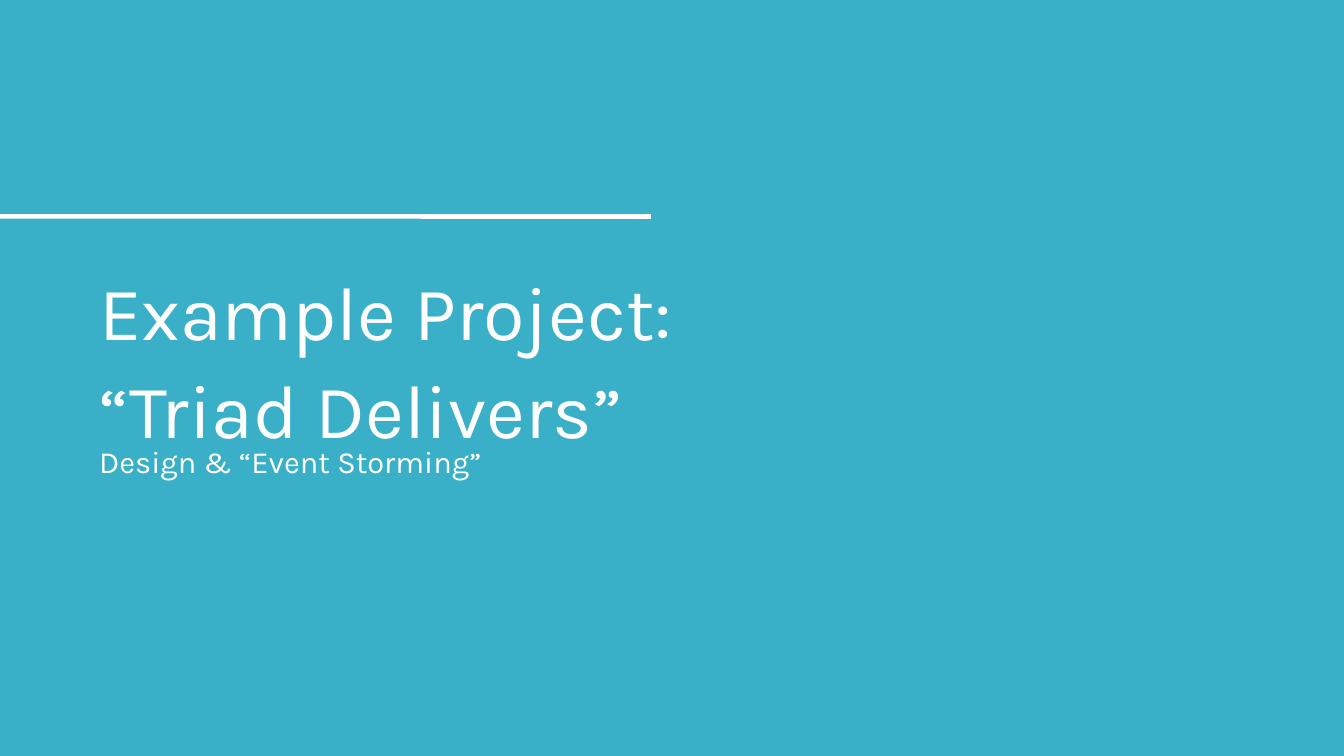
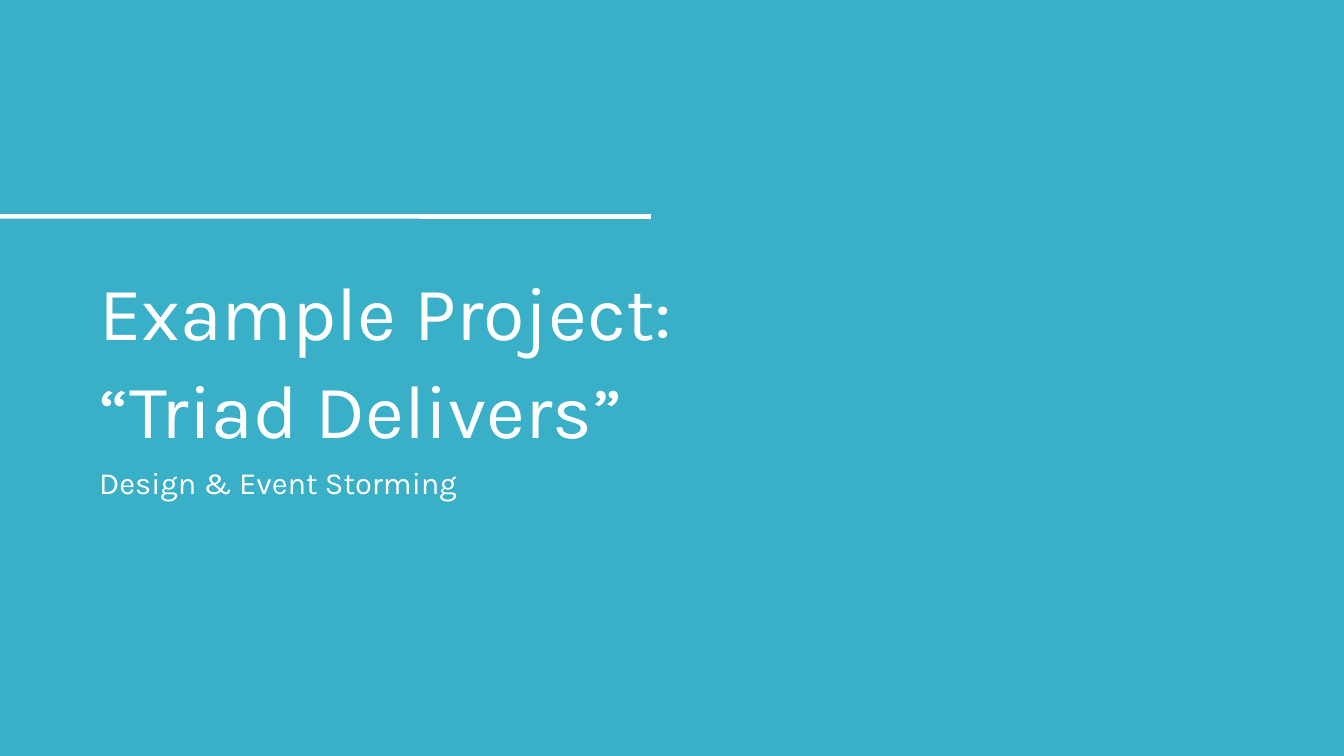
Before and after one commit to danielwagstaff/training, a slide deck: slide 38 of event-sourcing/Event Sourcing in a Microservices Environment.pptx (slide 28 before the commit). Drawn at 1344x756 pixels with LibreOffice and Linux fonts; fonts in the diff are those of the drawing; background and template pictures are left out. Boxes give left, top, right and bottom in pixels: in the first picture for what was removed or moved away, otherwise in the second. Text is boxed around its words. In the diff, an @@ line names an element or a change of style, - is before the commit and + after.

```diff
--- a/event-sourcing/Event Sourcing in a Microservices Environment.pptx
+++ b/event-sourcing/Event Sourcing in a Microservices Environment.pptx
@@ text "Example Project:" rewrapped from <box>99,288,673,457</box> to <box>99,288,673,439</box> @@
@@ text at <box>99,473,457,502</box>: text changed @@
-Design & “Event Storming”
+Design & Event Storming
```
Also in this commit, not shown: 35 other slides changed, 13 slides added, 2 slides removed.
